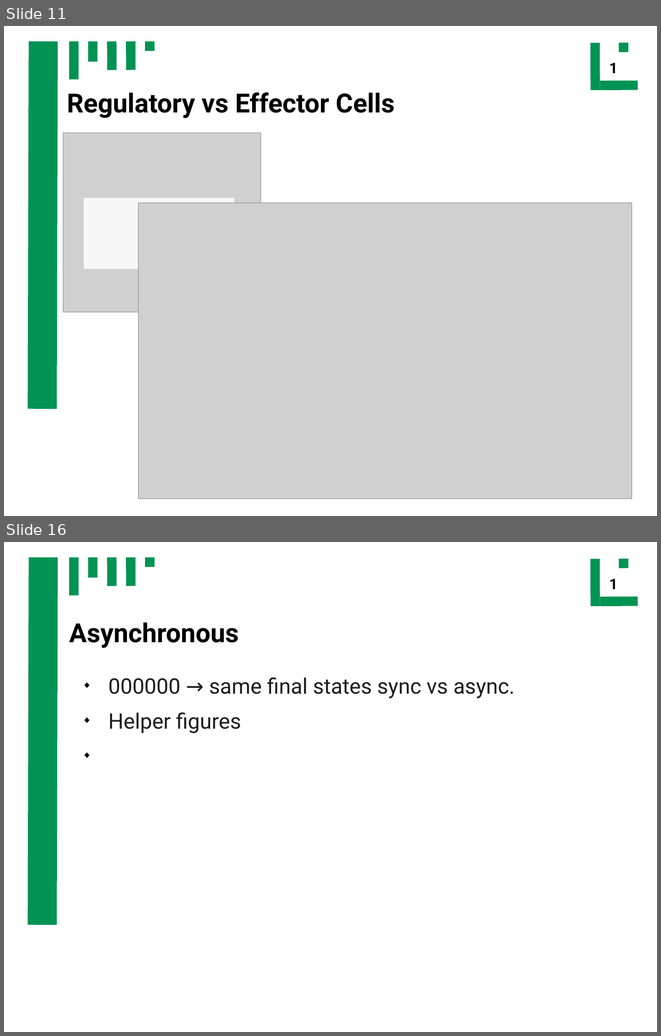
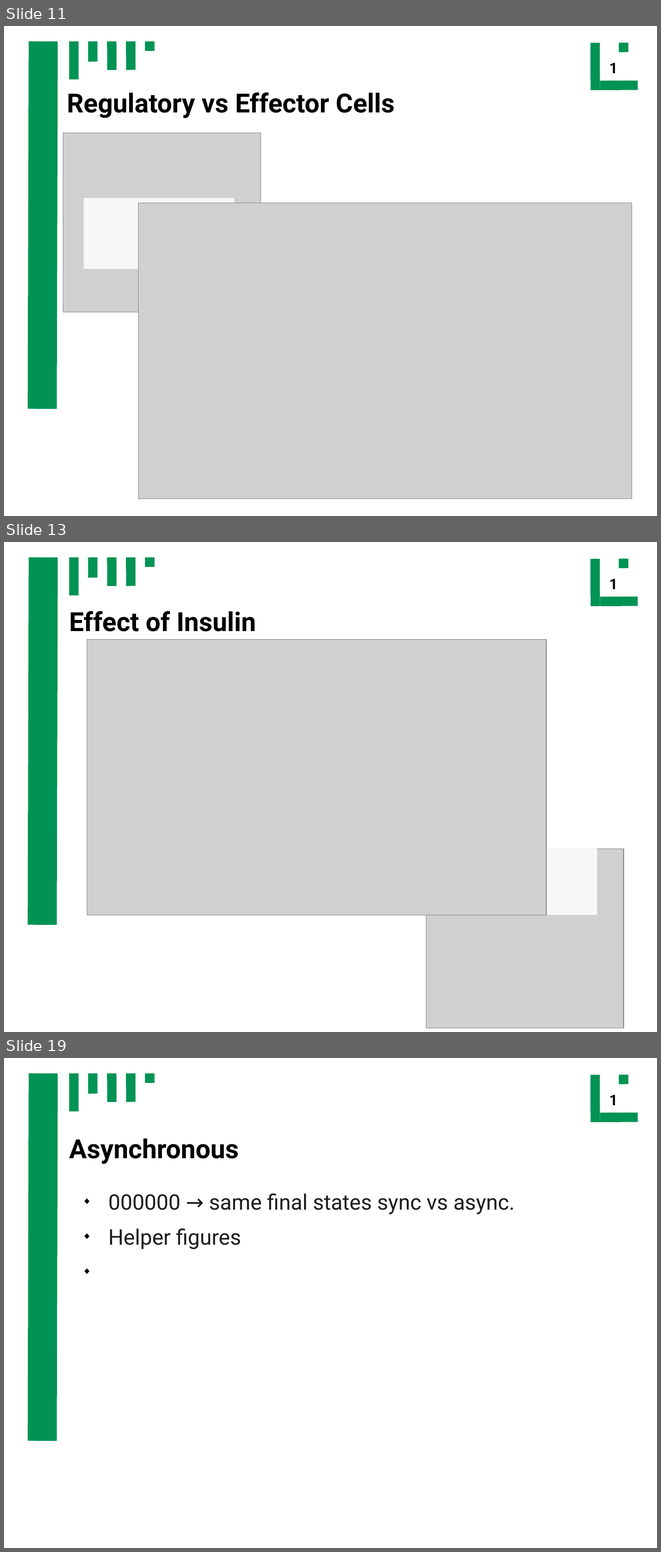
Before and after one commit to ch4perone/HaveFunWithSysBio, a slide deck: presentation.odp. Shown one above the other, each under a label of ours: slides 11 and 16 before the commit, slides 11, 13 and 19 after it; the slides between them are not shown. The pictures are 661x1036 and 661x1552 pixels, drawn with LibreOffice and Linux fonts; fonts in the diff are those of the drawing; grey boxes stand for pictures. Boxes give left, top, right and bottom in pixels: in the first picture for what was removed or moved away, otherwise in the second. Text is boxed around its words. In the diff, an @@ line names an element or a change of style, - is before the commit and + after.

```diff
--- a/presentation.odp
+++ b/presentation.odp
@@ slide 13 added at (4, 542, 657, 1032), background #FFFFFF; not listed: 10 template elements that a slide beside it also shows @@
@@ title added at (69, 611, 256, 632), 32 pt, text #000000, bold @@
+Effect of Insulin
@@ picture added at (87, 639, 546, 915) @@
@@ rectangle added at (447, 844, 597, 915), fill #FFFFFF at 85% opacity @@
@@ picture added at (426, 848, 624, 1028) @@
@@ what was slide 16 is now slide 19 @@
```
Also in this commit, not shown: 4 slides changed, 7 other slides added, 3 slides removed, 14 other files.
